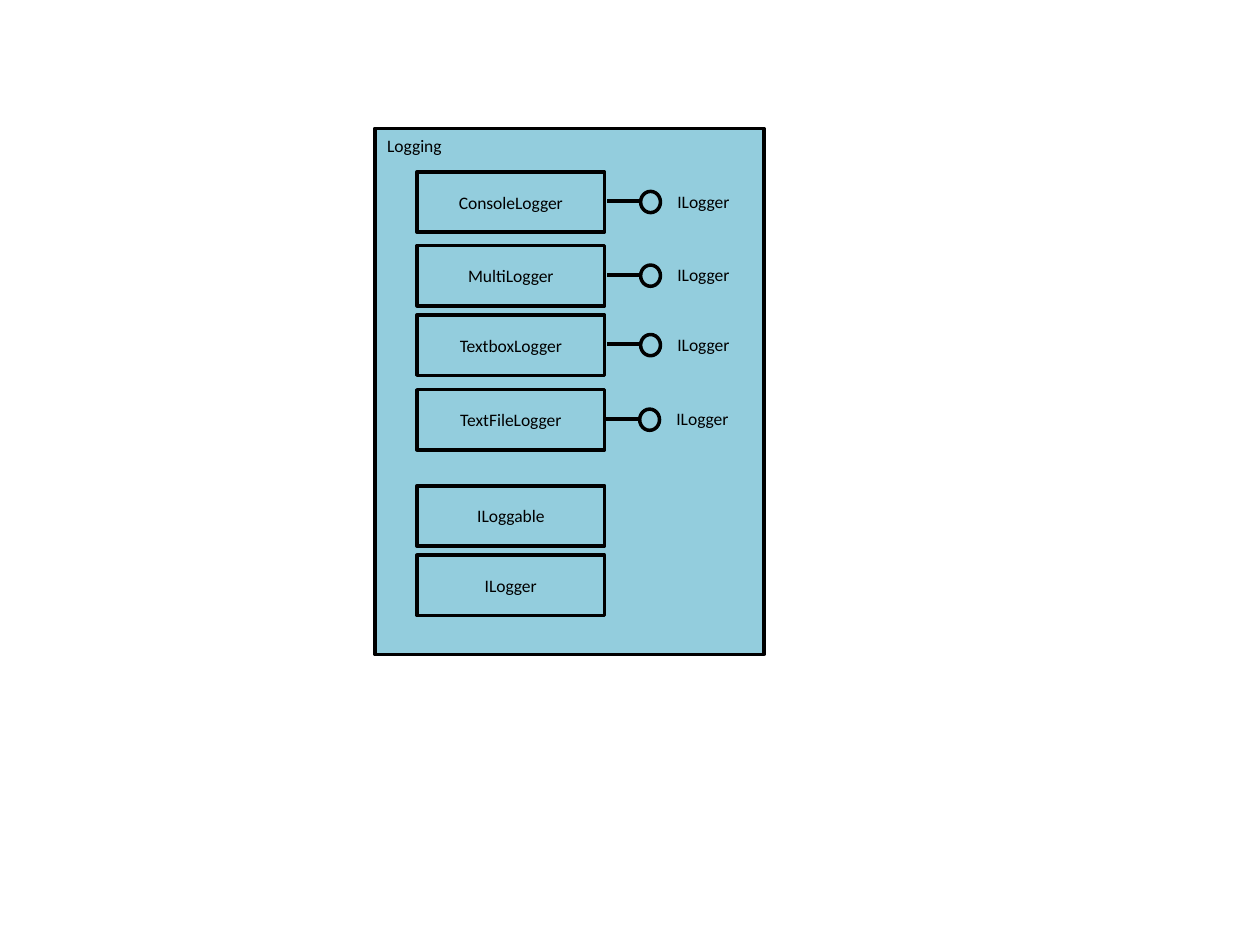
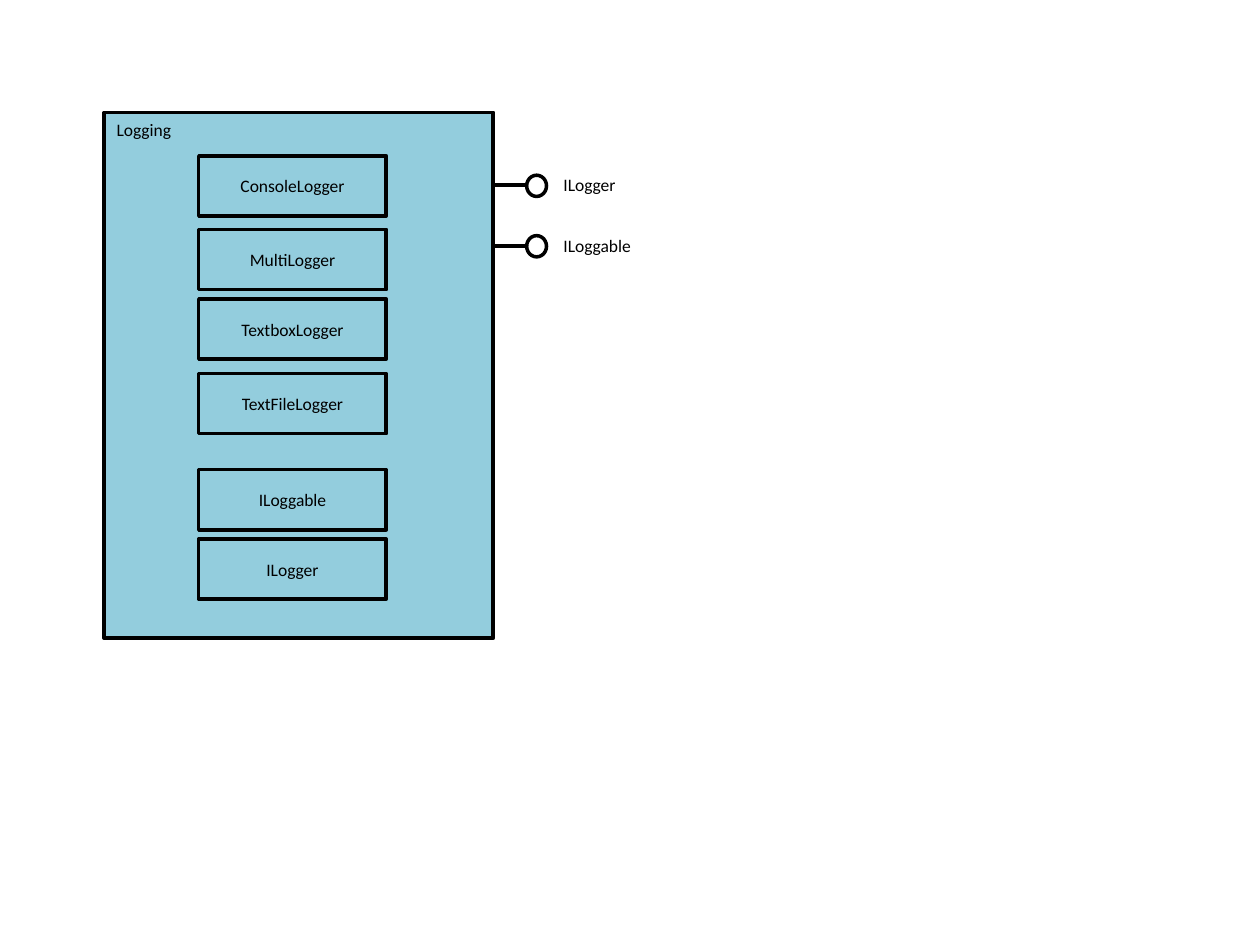
Before and after one commit to MrMame/Doci, a slide deck: slide 3 of documentation/Architecture_v0.1.0.pptx (slide 2 before the commit). Drawn at 1260x945 pixels with LibreOffice and Linux fonts; fonts in the diff are those of the drawing. Boxes give left, top, right and bottom in pixels: in the first picture for what was removed or moved away, otherwise in the second. Text is boxed around its words. In the diff, an @@ line names an element or a change of style, - is before the commit and + after.

```diff
--- a/documentation/Architecture_v0.1.0.pptx
+++ b/documentation/Architecture_v0.1.0.pptx
@@ rectangle "Logging": place and size @@
-rectangle "Logging" at bbox=[374, 129, 764, 654]
+rectangle "Logging" at bbox=[105, 112, 494, 638]
@@ 1 text, 1 ellipse, 1 line: place and size @@
-1 text, 1 ellipse, 1 line at bbox=[607, 192, 729, 213]
+1 text, 1 ellipse, 1 line at bbox=[493, 175, 615, 197]
@@ ellipse: place and size @@
-ellipse at bbox=[640, 265, 660, 286]
+ellipse at bbox=[527, 236, 547, 257]
@@ line moved from (607, 275) - (640, 275) to (493, 246) - (527, 246) @@
@@ text added at bbox=[563, 240, 630, 255], 10 pt, text #000000 @@
+ILoggable
@@ text removed at bbox=[677, 269, 729, 284] @@
-ILogger
@@ line removed from (607, 344) to (640, 344) @@
@@ ellipse removed at bbox=[640, 335, 660, 357] @@
@@ text removed at bbox=[677, 339, 729, 354] @@
-ILogger
@@ ellipse removed at bbox=[640, 410, 660, 431] @@
@@ text removed at bbox=[676, 413, 728, 428] @@
-ILogger
@@ line removed from (606, 420) to (640, 420) @@
@@ 6 rectangles: place and size @@
-6 rectangles at bbox=[417, 171, 605, 616]
+6 rectangles at bbox=[199, 156, 387, 600]
```
Also in this commit, not shown: 2 slides added, 17 other files.
